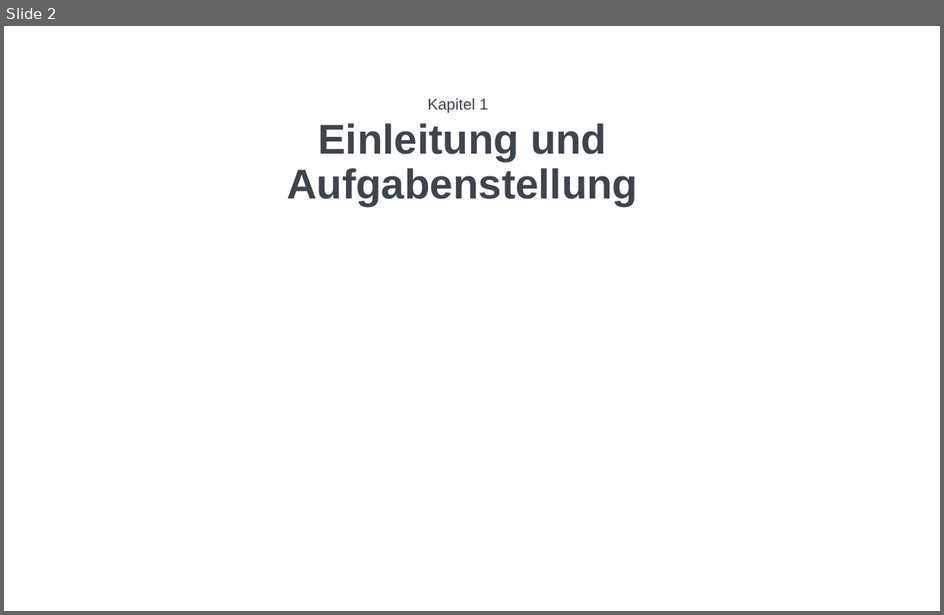
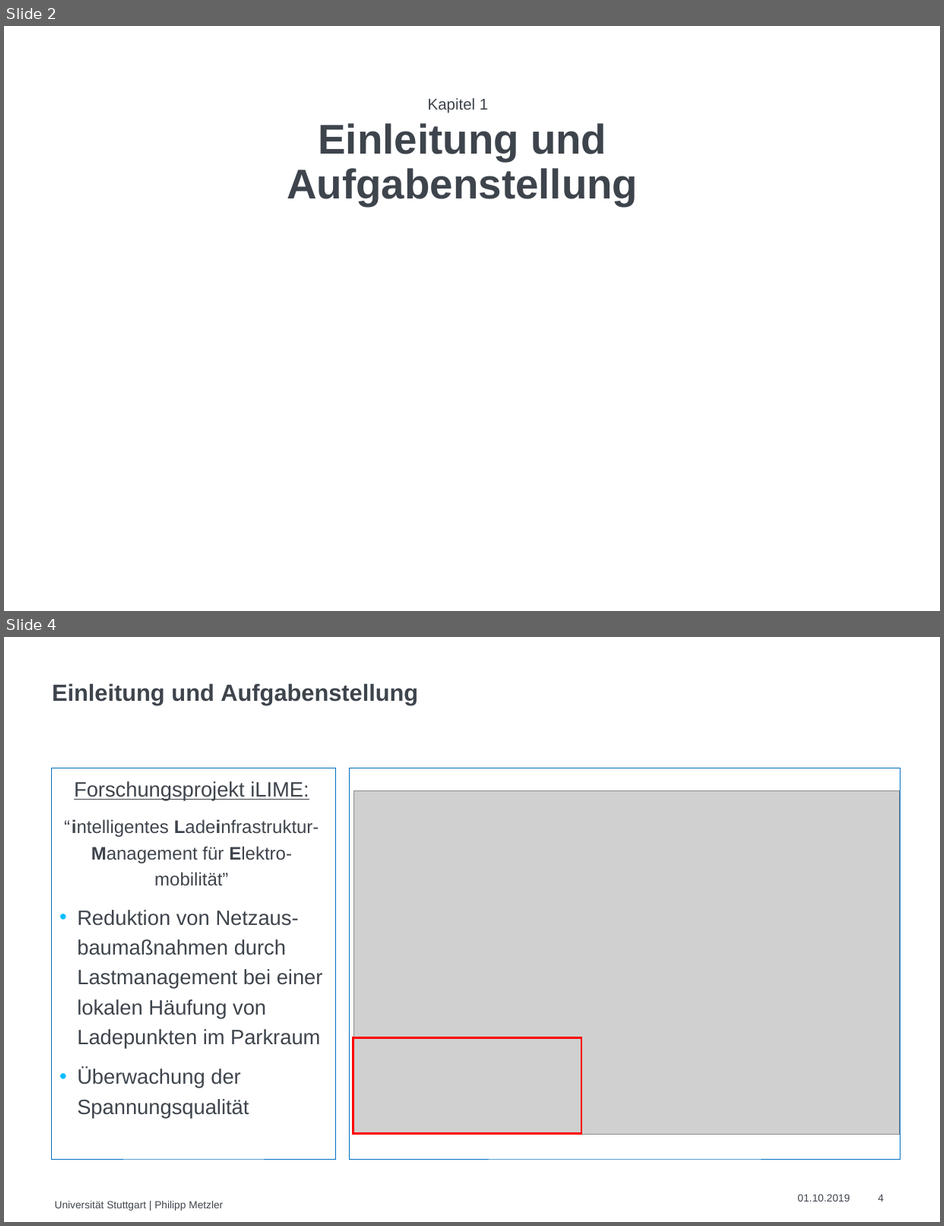
Before and after one commit to CHPhilipp/Sonsitige-Dokumente, a slide deck: Präsentation 16 zu 10 - IEH.pptx. Shown one above the other, each under a label of ours: slide 2 before the commit, slides 2 and 4 after it; the slides between them are not shown. The pictures are 944x615 and 944x1226 pixels, drawn with LibreOffice and Linux fonts; fonts in the diff are those of the drawing; grey boxes stand for pictures; background and template pictures are left out. Boxes give left, top, right and bottom in pixels: in the first picture for what was removed or moved away, otherwise in the second. Text is boxed around its words. In the diff, an @@ line names an element or a change of style, - is before the commit and + after.

```diff
--- a/Präsentation 16 zu 10 - IEH.pptx
+++ b/Präsentation 16 zu 10 - IEH.pptx
@@ slide 4 added at [4,637,940,1222], background #FFFFFF @@
@@ title added at [52,683,418,705], 18 pt, text #3E444C, bold @@
+Einleitung und Aufgabenstellung
@@ rectangle added at [52,768,335,1158], outline #0070C0 0.5 pt @@
@@ rectangle added at [350,768,900,1158], outline #0070C0 0.5 pt @@
@@ text added at [64,781,323,1119], 16 pt, text #3E444C @@
+Forschungsprojekt iLIME:
+“ intelligentes Ladeinfrastruktur- Management für Elektro-mobilität”
+• Reduktion von Netzaus-baumaßnahmen durch Lastmanagement bei einer lokalen Häufung von Ladepunkten im Parkraum
+• Überwachung der Spannungsqualität
@@ picture added at [354,791,900,1135] @@
@@ rectangle added at [354,1038,582,1133], outline #FF0000 1.5 pt @@
@@ text added at [55,1201,223,1211], 8 pt, text #3E444C @@
+Universität Stuttgart | Philipp Metzler
@@ text added at [798,1194,851,1202], 8 pt, text #3E444C @@
+01.10.2019
@@ page number added at [878,1194,884,1202], 8 pt, text #3E444C @@
+4
```
Also in this commit, not shown: 7 slides changed, 4 other slides added, 1 slide removed.
